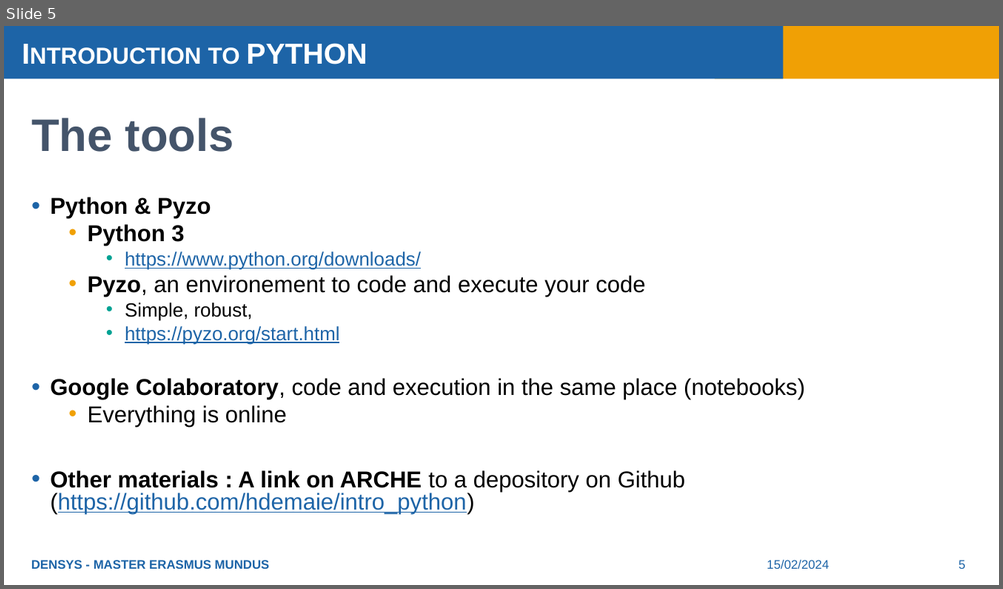
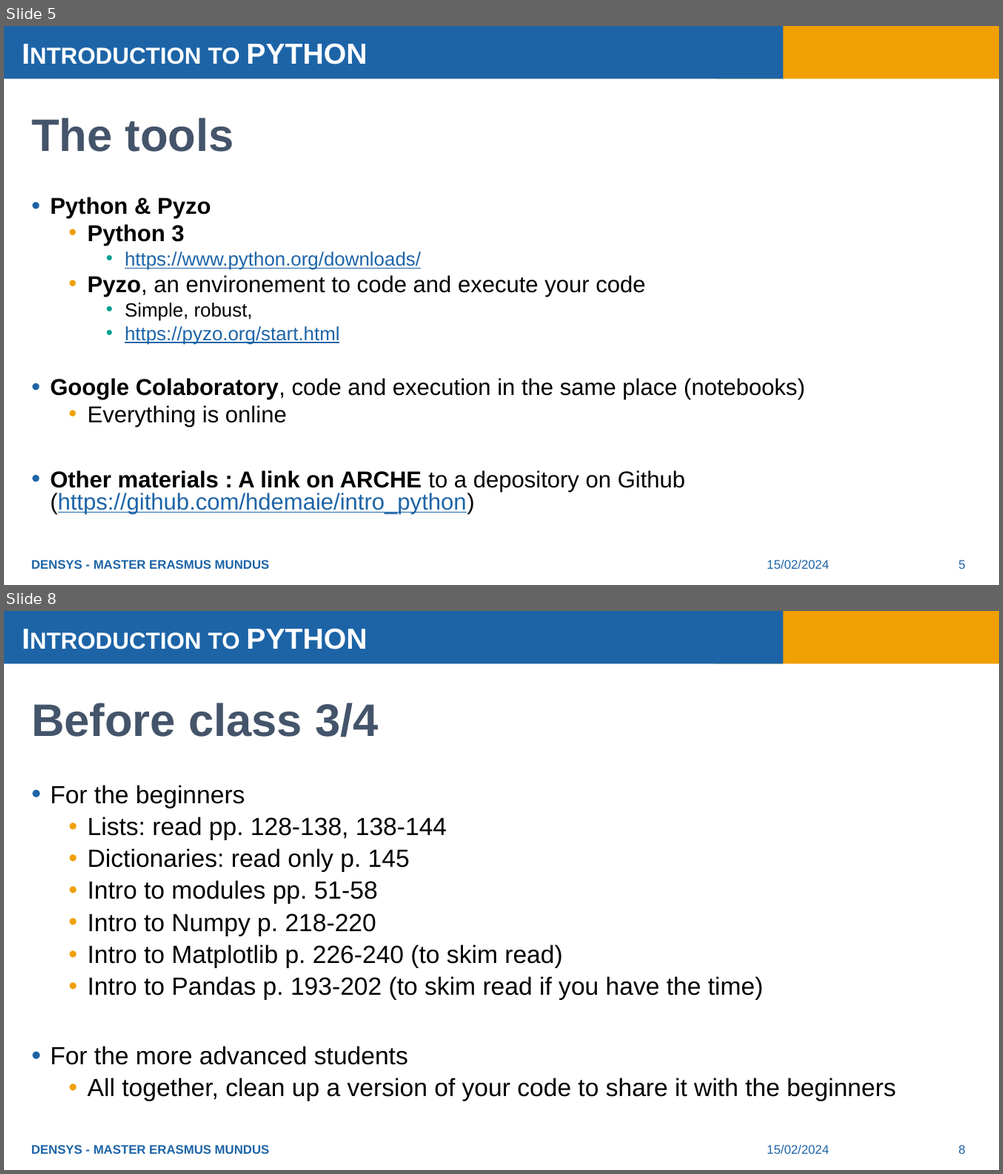
Before and after one commit to hdemaie/intro_python, a slide deck: Introduction to Python.pptx. Shown one above the other, each under a label of ours: slide 5 before the commit, slides 5 and 8 after it; the slides between them are not shown. The pictures are 1003x589 and 1003x1174 pixels, drawn with LibreOffice and Linux fonts; fonts in the diff are those of the drawing. Boxes give left, top, right and bottom in pixels: in the first picture for what was removed or moved away, otherwise in the second. Text is boxed around its words. In the diff, an @@ line names an element or a change of style, - is before the commit and + after.

```diff
--- a/Introduction to Python.pptx
+++ b/Introduction to Python.pptx
@@ slide 8 added at bbox=[4, 611, 999, 1170], background #FFFFFF; not listed: 3 template elements that a slide beside it also shows @@
@@ title added at bbox=[31, 703, 378, 738], 44 pt, text #44546A, bold @@
+Before class 3/4
@@ text added at bbox=[50, 785, 896, 1102], 24 pt, text #000000 @@
+• For the beginners
+  • Lists: read pp. 128-138, 138-144
+  • Dictionaries: read only p. 145
+  • Intro to modules pp. 51-58
+  • Intro to Numpy p. 218-220
+  • Intro to Matplotlib p. 226-240 (to skim read)
+  • Intro to Pandas p. 193-202 (to skim read if you have the time)
+• For the more advanced students
+  • All together, clean up a version of your code to share it with the beginners
@@ text added at bbox=[31, 1145, 270, 1154], 12 pt, text #1D64A7, bold @@
+DENSYS - MASTER ERASMUS MUNDUS
@@ text added at bbox=[766, 1145, 828, 1154], 12 pt, text #1D64A7 @@
+15/02/2024
@@ page number added at bbox=[958, 1145, 965, 1154], 12 pt, text #1D64A7 @@
+8
```
Also in this commit, not shown: 1 slide changed, 2 other slides added, 1 other file.
